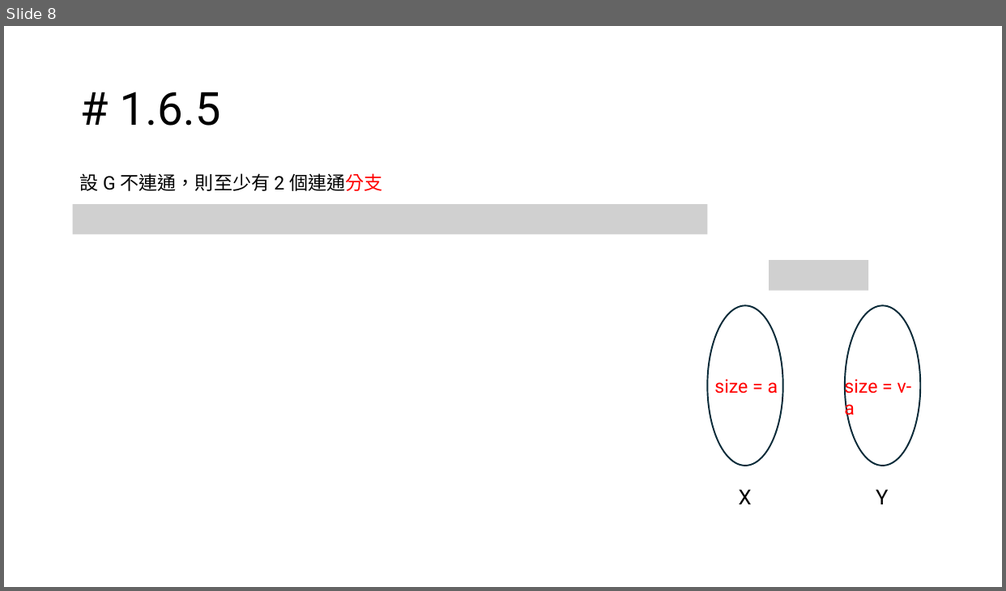
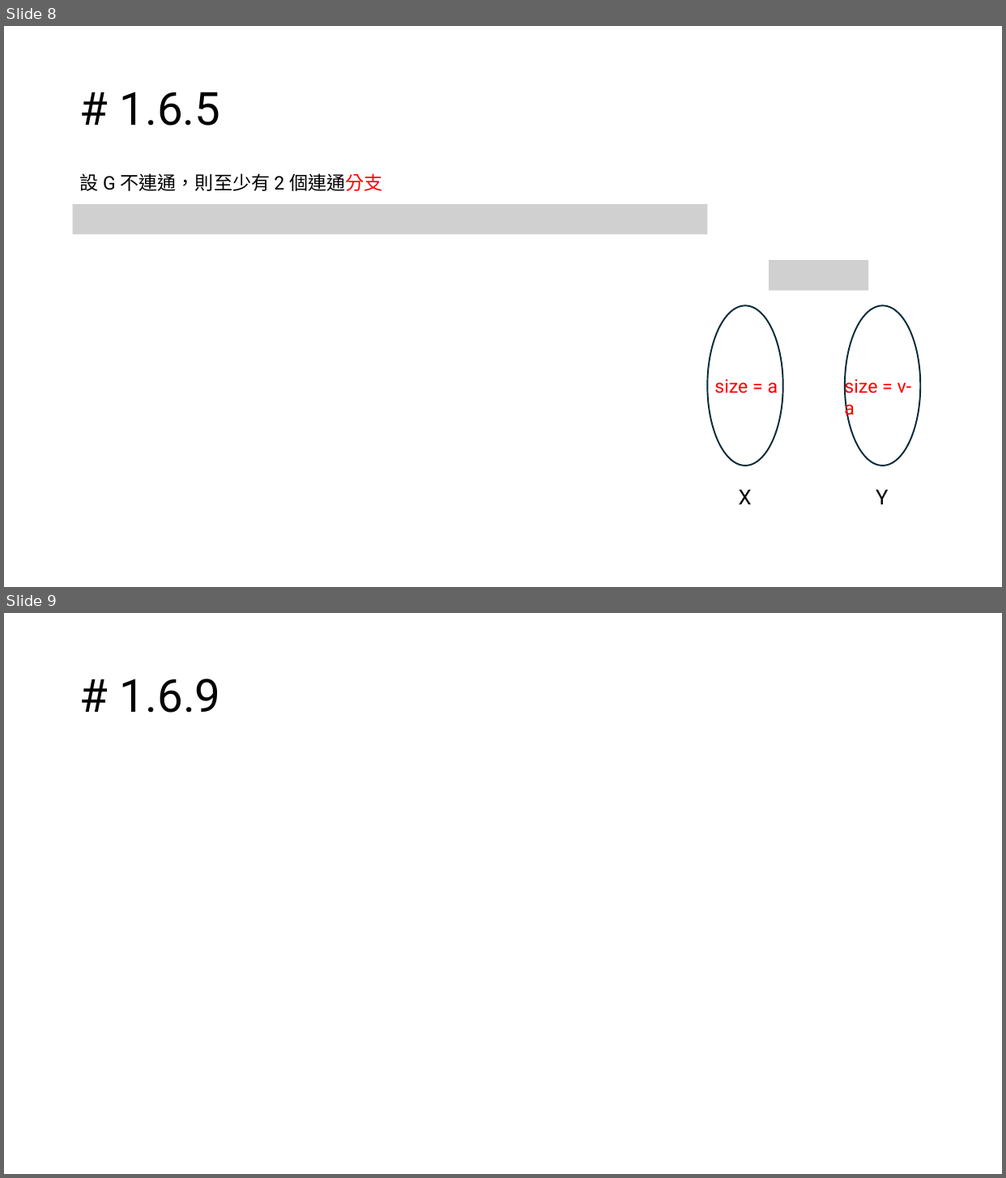
Before and after one commit to PuiPu/senior-college-spring, a slide deck: 圖論/期中圖.pptx. Shown one above the other, each under a label of ours: slide 8 before the commit, slides 8 and 9 after it. The pictures are 1006x591 and 1006x1178 pixels, drawn with LibreOffice and Linux fonts; fonts in the diff are those of the drawing; grey boxes stand for pictures. Boxes give left, top, right and bottom in pixels: in the first picture for what was removed or moved away, otherwise in the second. Text is boxed around its words. In the diff, an @@ line names an element or a change of style, - is before the commit and + after.

```diff
--- a/圖論/期中圖.pptx
+++ b/圖論/期中圖.pptx
@@ slide 9 added at bbox=[4, 613, 1002, 1174], background #FFFFFF @@
@@ title added at bbox=[120, 679, 221, 713], 44 pt, text #000000 @@
+# 1.6.9
```
Also in this commit, not shown: 10 other slides added, 12 other files.
